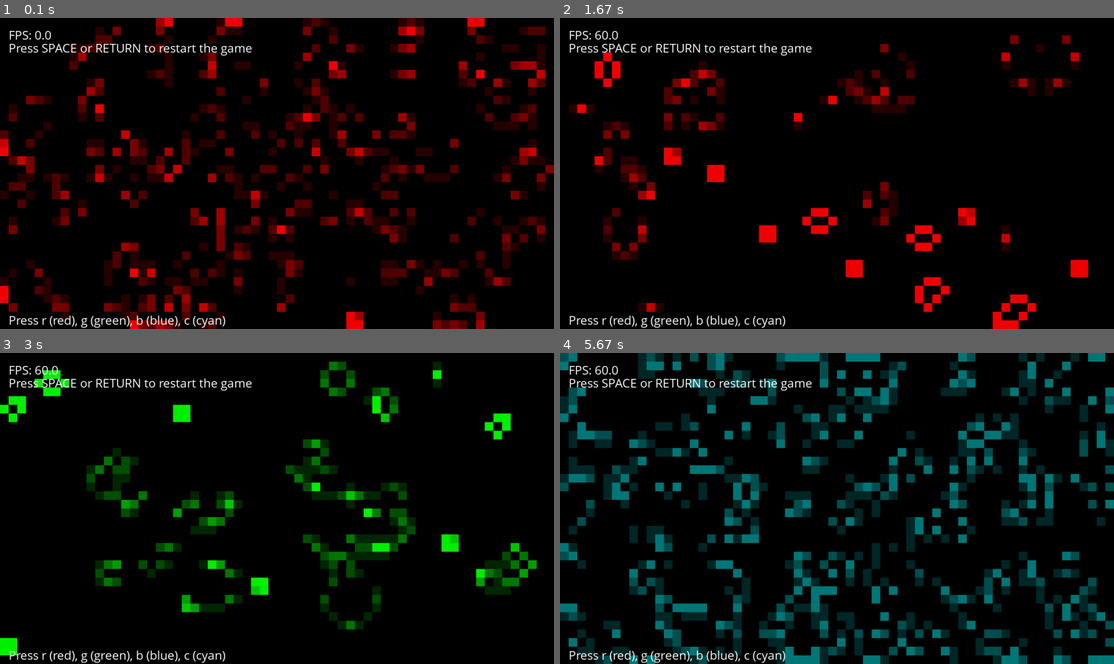
Above: before the commit, frames 1-4 (two rows, left to right).
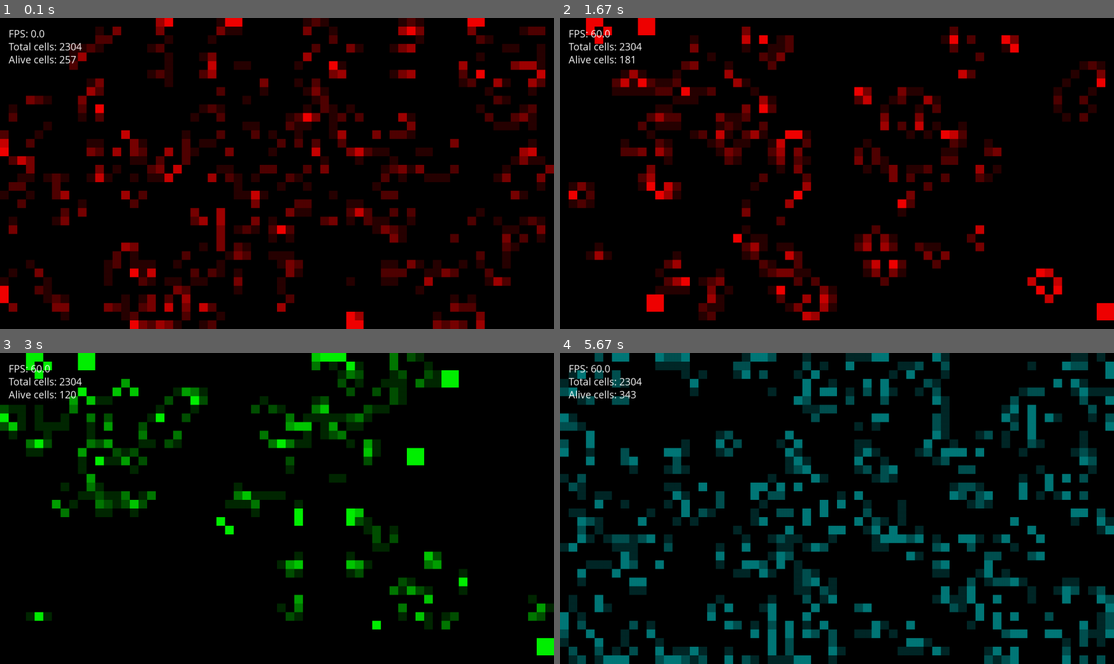
Above: after the commit, the same moments.

Repository: DavideTonin99/pygameoflife
Game: pygame game, started from main.py
Two runs of this game, one before a commit and one after it. Both use one fixed random seed, a clock stepped at 60 frames per second and the inputs below.
Inputs:
- Up to frame 1 (0.1 s): no input
- Up to frame 2 (1.67 s): tap Enter at 0.33 s; tap Space at 0.67 s
- Up to frame 3 (3 s): tap Space at 2 s; tap B at 2.33 s; tap G at 2.67 s
- Up to frame 4 (5.67 s): tap C at 3 s; tap Enter at 3.33, 3.73, 4.03, 4.23, 4.57, 4.87, 5.07, 5.37, 5.63 s

The runs differ from the first frame. In frame 1, 1.4% of the frame differs, in the area x 1-46%, y 3-100%; in frame 2, 23%; in frame 3, 21%; in frame 4, 43%, in the area x 0-100%, y 0-100%.

Commit message:
Added stop and resume function and more informations on the screen

Diff:
--- a/main.py
+++ b/main.py
@@ -7,7 +7,8 @@
 
 __author__ = "Davide Tonin"
 
-game_ended = False; FPS = 60; CELL_SIZE = 20
+game_ended = False; game_stop = False; FPS = 60; CELL_SIZE = 20
+total_cells, alive_cells = 0, 0
 game_board = None
 color = "red"
 
@@ -19,9 +20,10 @@
 
 def game_board_transition():
     """Parse the game board, count neighbours and do the transition to the next step"""
-    global game_board, game_ended
+    global game_board, game_ended, alive_cells
     previous_game_board = np.copy(game_board)
 
+    alive_cells = 0
     for row in range(game_board.shape[0]):
         for column in range(game_board[row].shape[0]):
             alive_neighbours = 0
@@ -56,15 +58,18 @@
 
             if game_board[row][column] > 0:
                 if alive_neighbours == 2 or alive_neighbours == 3:
-                    if game_board[row][column] < 6: game_board[row][column] += 1
+                    if game_board[row][column] < 6:
+                        game_board[row][column] += 1
+                        alive_cells += 1
                 else: game_board[row][column] = 0
             else:
                 if alive_neighbours == 3: game_board[row][column] = 1
 
 
-def draw_game_board(game_window):
+def draw_game_board():
     """Draw the game board"""
-    global game_board, color
+    global game_window, game_board, color
+    alive_color = (255, 255, 255)
     for row in range(game_board.shape[0]):
         for column in range(game_board[row].shape[0]):
             if game_board[row][column] > 0:
@@ -82,7 +87,10 @@
     game_window = pygame.display.set_mode(GAME_RESOLUTION, FULLSCREEN|HWSURFACE|DOUBLEBUF)
     clock = pygame.time.Clock()
 
+    total_cells = (WIDTH // CELL_SIZE) * (HEIGHT // CELL_SIZE)
+
     pygame.font.init()
+    text_settings = pygame.font.SysFont("Open Sans", 25)
 
     init_board()
 
@@ -94,8 +102,10 @@
             if event.type == KEYDOWN:
                 if event.key == K_ESCAPE or event.key == K_F4:
                     game_ended = True
-                if event.key == K_RETURN or event.key == K_SPACE:
+                if event.key == K_RETURN:
                     init_board()
+                if event.key == K_SPACE:
+                    game_stop = not game_stop
                 if event.key == K_r:
                     color = "red"
                 if event.key == K_g:
@@ -105,21 +115,18 @@
                 if event.key == K_c:
                     color = "cyan"
 
-        pygame.Surface.fill(game_window, (0, 0, 0))
+        if not game_stop:
+            pygame.Surface.fill(game_window, (0, 0, 0))
 
-        game_board_transition()
-        draw_game_board(game_window)
+            game_board_transition()
+            draw_game_board()
 
-        game_window.blit(
-            pygame.font.SysFont("Open Sans", 30).render("FPS: "+str(round(clock.get_fps(), 2)), True, (255, 255, 255)), (20, 20))
-        game_window.blit(
-            pygame.font.SysFont("Open Sans", 30).render("Press SPACE or RETURN to restart the game", 1, (255, 255, 255)), (20, 50))
-        game_window.blit(
-            pygame.font.SysFont("Open Sans", 30).render(
-                "Press r (red), g (green), b (blue), c (cyan)", 1, (255, 255, 255)), (20, HEIGHT-40))
+            game_window.blit(text_settings.render("FPS: "+str(round(clock.get_fps(), 2)), True, (255, 255, 255)), (20, 20))
+            game_window.blit(text_settings.render("Total cells: "+str(total_cells), True, (255, 255, 255)), (20, 50))
+            game_window.blit(text_settings.render("Alive cells: " + str(alive_cells), True,(255, 255, 255)), (20, 80))
 
-        pygame.display.flip()
-        clock.tick(FPS)
+            pygame.display.flip()
+            clock.tick(FPS)
 
     pygame.quit()
     exit()
